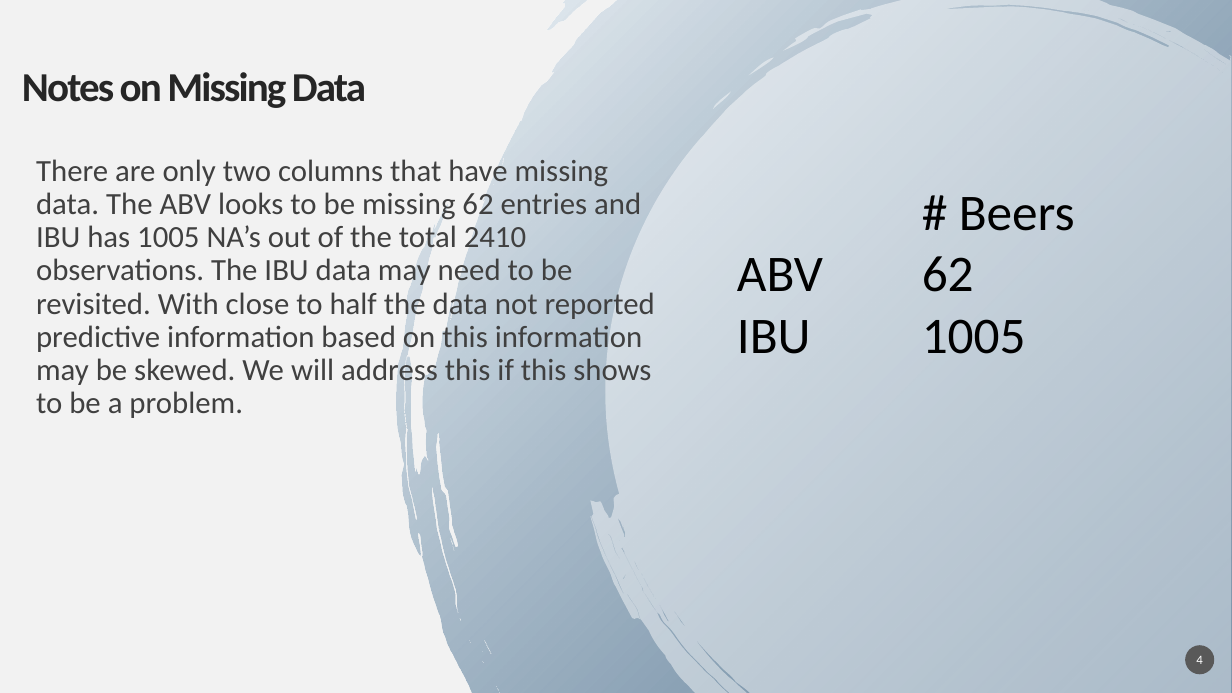
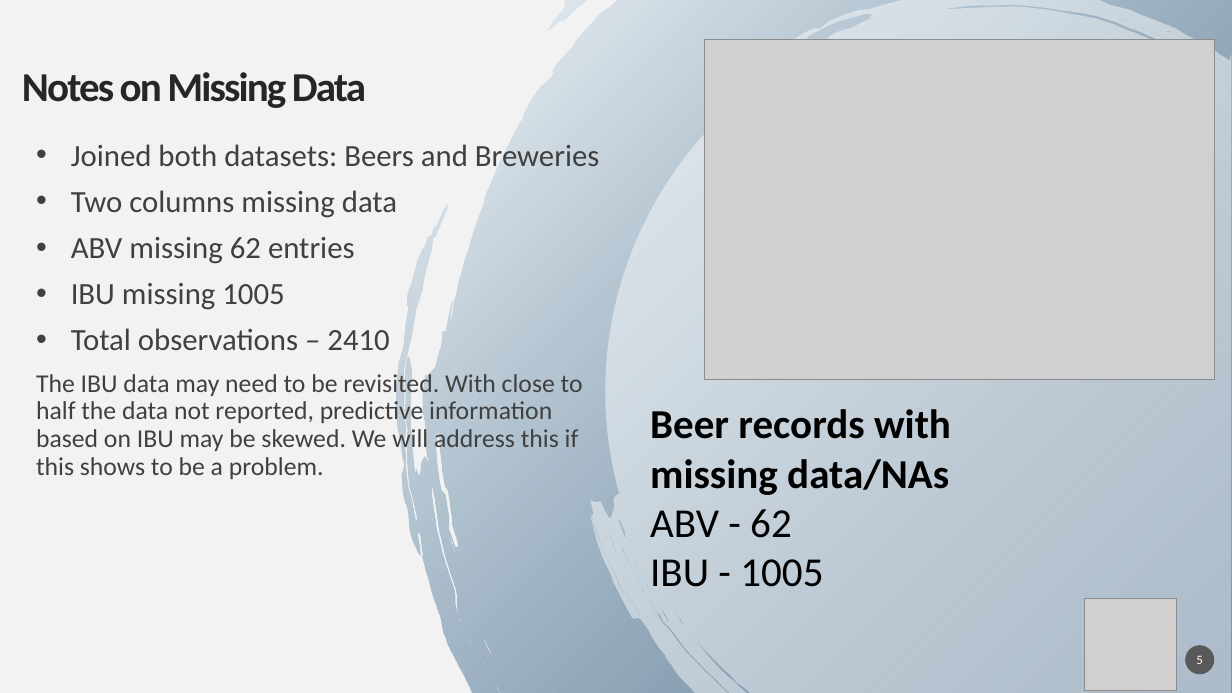
Before and after one commit to RudranilMitra/BeersAndBreweries, a slide deck: slide 5 of 2019 Brew Forward Project.pptx (slide 4 before the commit). Drawn at 1232x693 pixels with LibreOffice and Linux fonts; fonts in the diff are those of the drawing; grey boxes stand for pictures; background and template pictures are left out. Boxes give left, top, right and bottom in pixels: in the first picture for what was removed or moved away, otherwise in the second. Text is boxed around its words. In the diff, an @@ line names an element or a change of style, - is before the commit and + after.

```diff
--- a/2019 Brew Forward Project.pptx
+++ b/2019 Brew Forward Project.pptx
@@ picture added at (x1=705, y1=40, x2=1214, y2=379) @@
@@ text at (x1=36, y1=144, x2=599, y2=479): text changed; size 24 to 20 pt @@
-There are only two columns that have missing data. The ABV looks to be missing 62 entries and IBU has 1005 NA’s out of the total 2410 observations. The IBU data may need to be revisited. With close to half the data not reported predictive information based on this information may be skewed. We will address this if this shows to be a problem.
+• Joined both datasets: Beers and Breweries
+• Two columns missing data
+• ABV missing 62 entries
+• IBU missing 1005
+• Total observations – 2410
+The IBU data may need to be revisited. With close to half the data not reported, predictive information based on IBU may be skewed. We will address this if this shows to be a problem.
@@ text at (x1=650, y1=409, x2=951, y2=587): text changed; size 40 to 32 pt; bold on @@
-# Beers
-ABV 62
-IBU 1005
+Beer records with missing data/NAs
+ABV - 62
+IBU - 1005
@@ picture added at (x1=1085, y1=599, x2=1177, y2=690) @@
@@ page number at (x1=1196, y1=656, x2=1202, y2=664): text changed @@
-4
+5
```
Also in this commit, not shown: 10 other slides changed, 1 slide added, 2 slides removed, 10 other files.
